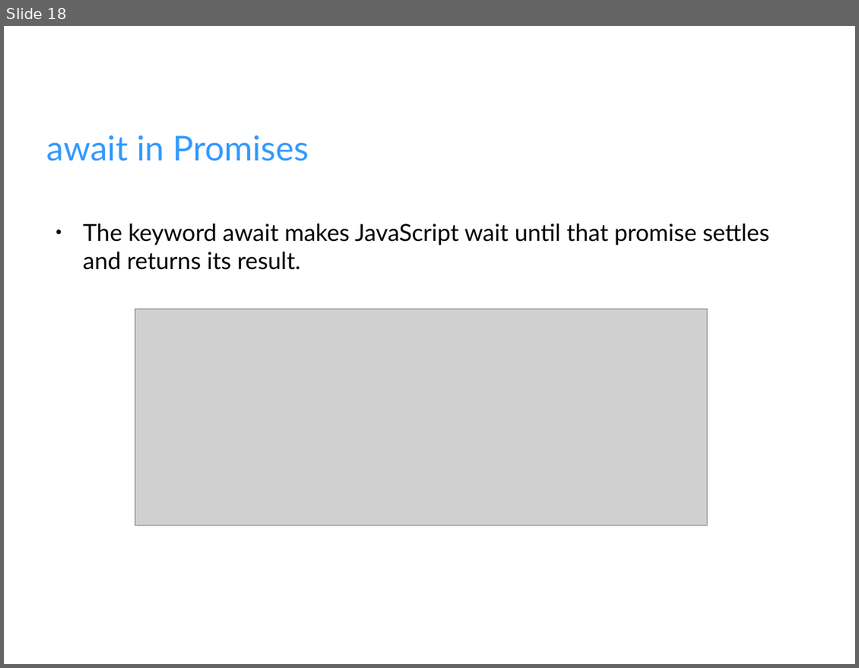
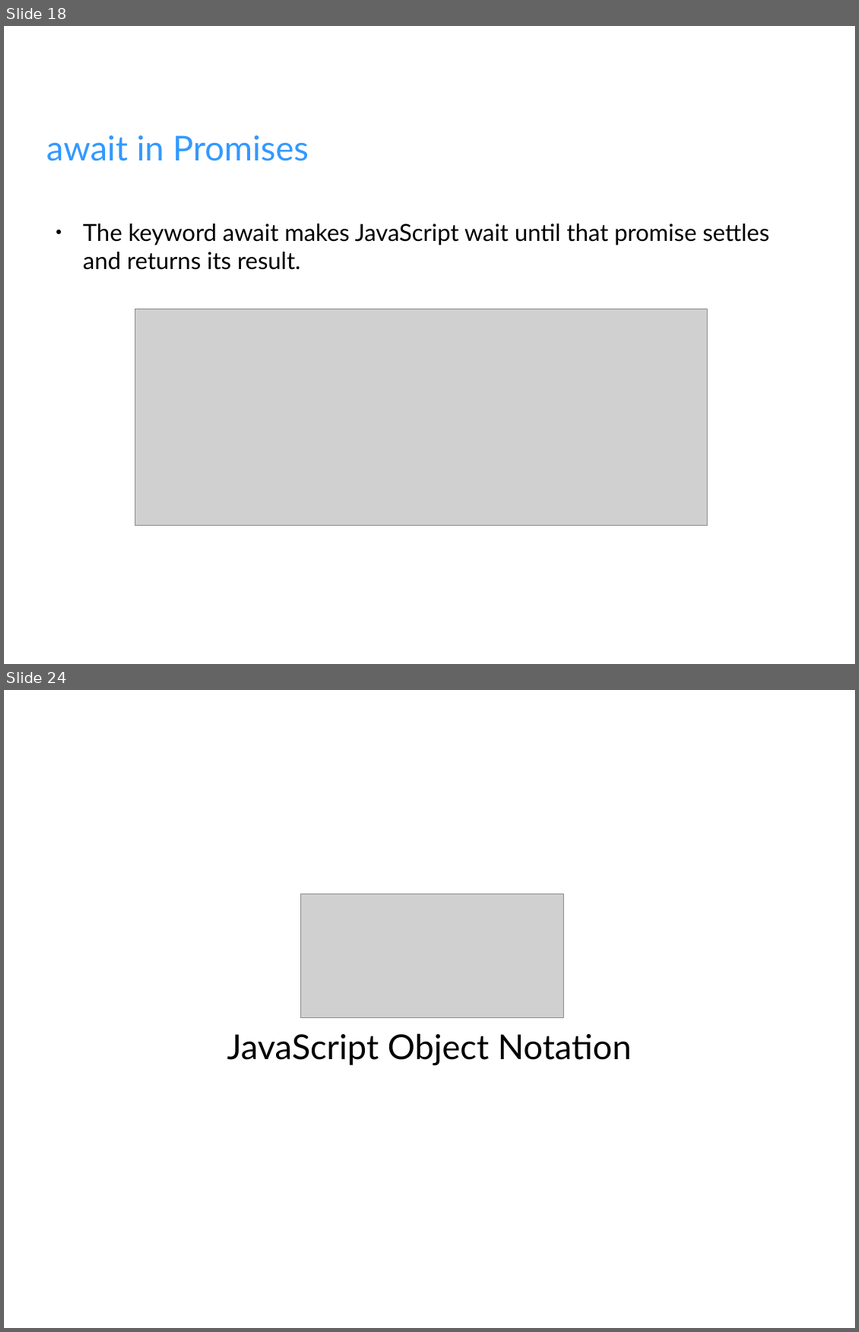
Before and after one commit to fahimahmadi1985/AllMaterial, a slide deck: Browser/Presentations/Fetch.odp. Shown one above the other, each under a label of ours: slide 18 before the commit, slides 18 and 24 after it; the slides between them are not shown. The pictures are 859x668 and 859x1332 pixels, drawn with LibreOffice and Linux fonts; fonts in the diff are those of the drawing; grey boxes stand for pictures; background and template pictures are left out. Boxes give left, top, right and bottom in pixels: in the first picture for what was removed or moved away, otherwise in the second. Text is boxed around its words. In the diff, an @@ line names an element or a change of style, - is before the commit and + after.

```diff
--- a/Browser/Presentations/Fetch.odp
+++ b/Browser/Presentations/Fetch.odp
@@ slide 24 added at box(4, 690, 855, 1328), background picture (left out) @@
@@ picture added at box(300, 894, 564, 1018) @@
@@ subtitle added at box(227, 1034, 632, 1066), 32 pt, text #000000 @@
+JavaScript Object Notation
```
Also in this commit, not shown: 6 other slides added, 10 other files.
